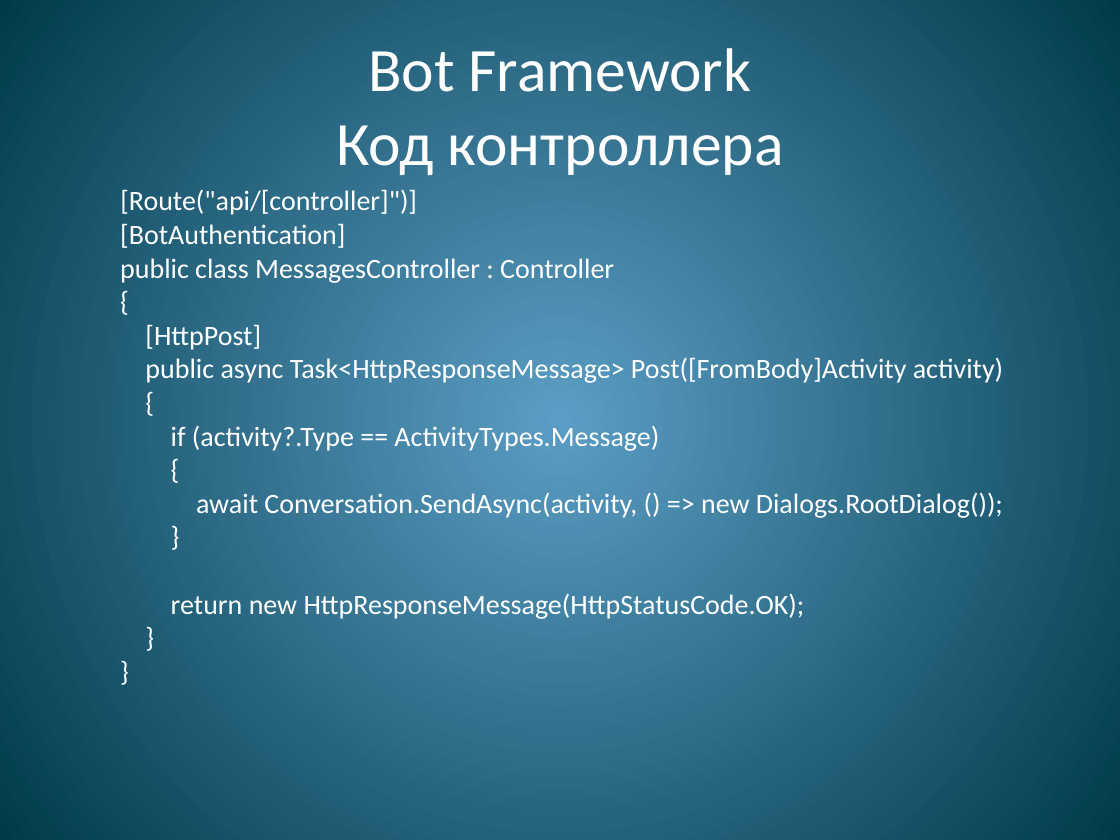
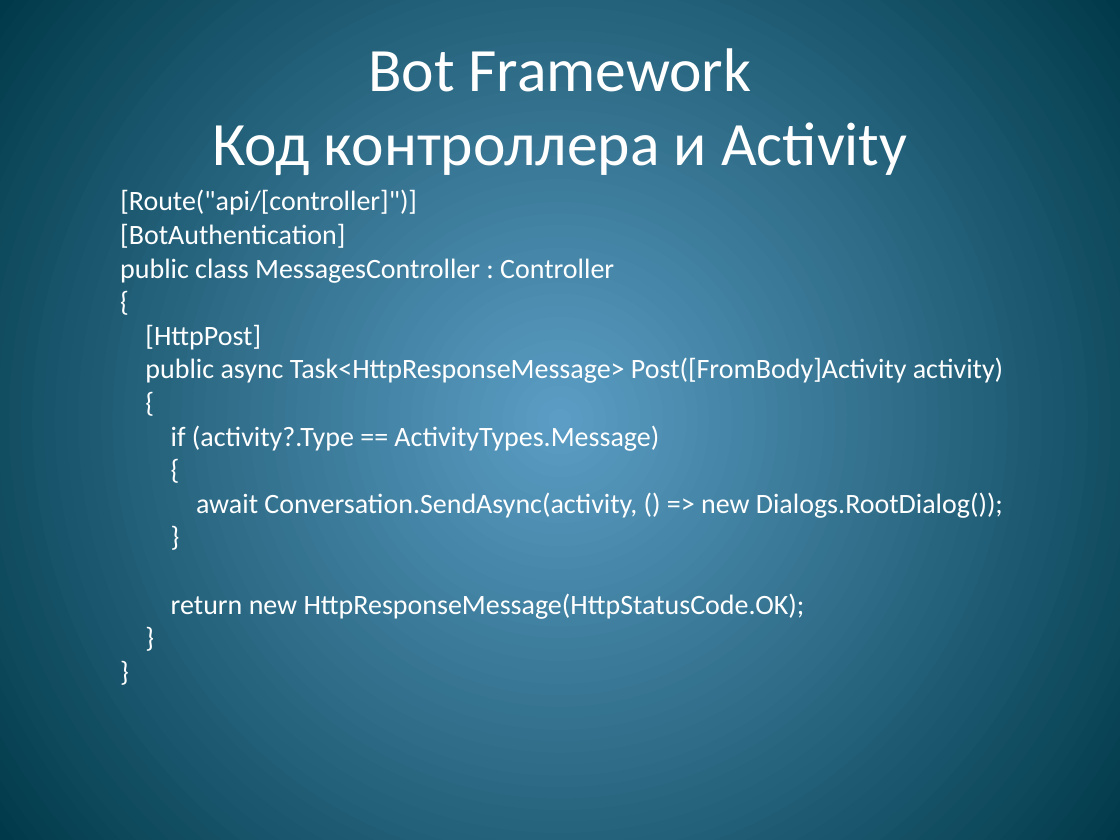
Before and after one commit to WrMax/TelegramDemo, a slide deck: slide 16 of Bot.pptx (slide 15 before the commit). Drawn at 1120x840 pixels with LibreOffice and Linux fonts; fonts in the diff are those of the drawing. Boxes give left, top, right and bottom in pixels: in the first picture for what was removed or moved away, otherwise in the second. Text is boxed around its words. In the diff, an @@ line names an element or a change of style, - is before the commit and + after.

```diff
--- a/Bot.pptx
+++ b/Bot.pptx
@@ title at <box>212,48,907,175</box>: text changed @@
-Bot Framework
-Код контроллера
+Bot Framework
+Код контроллера и Activity
```
Also in this commit, not shown: 7 other slides changed, 3 slides added, 2 slides removed, 1 other file.
